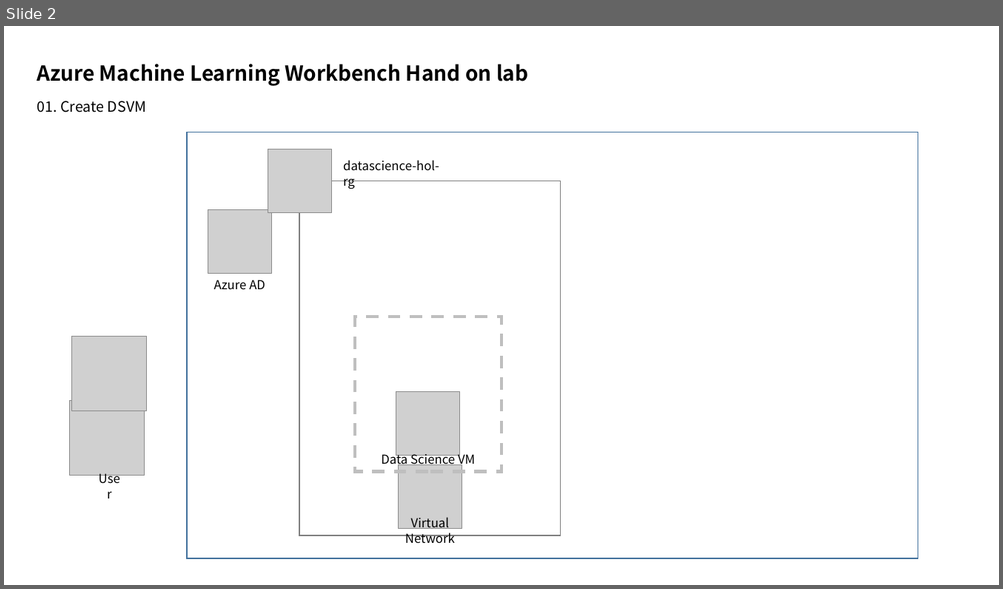
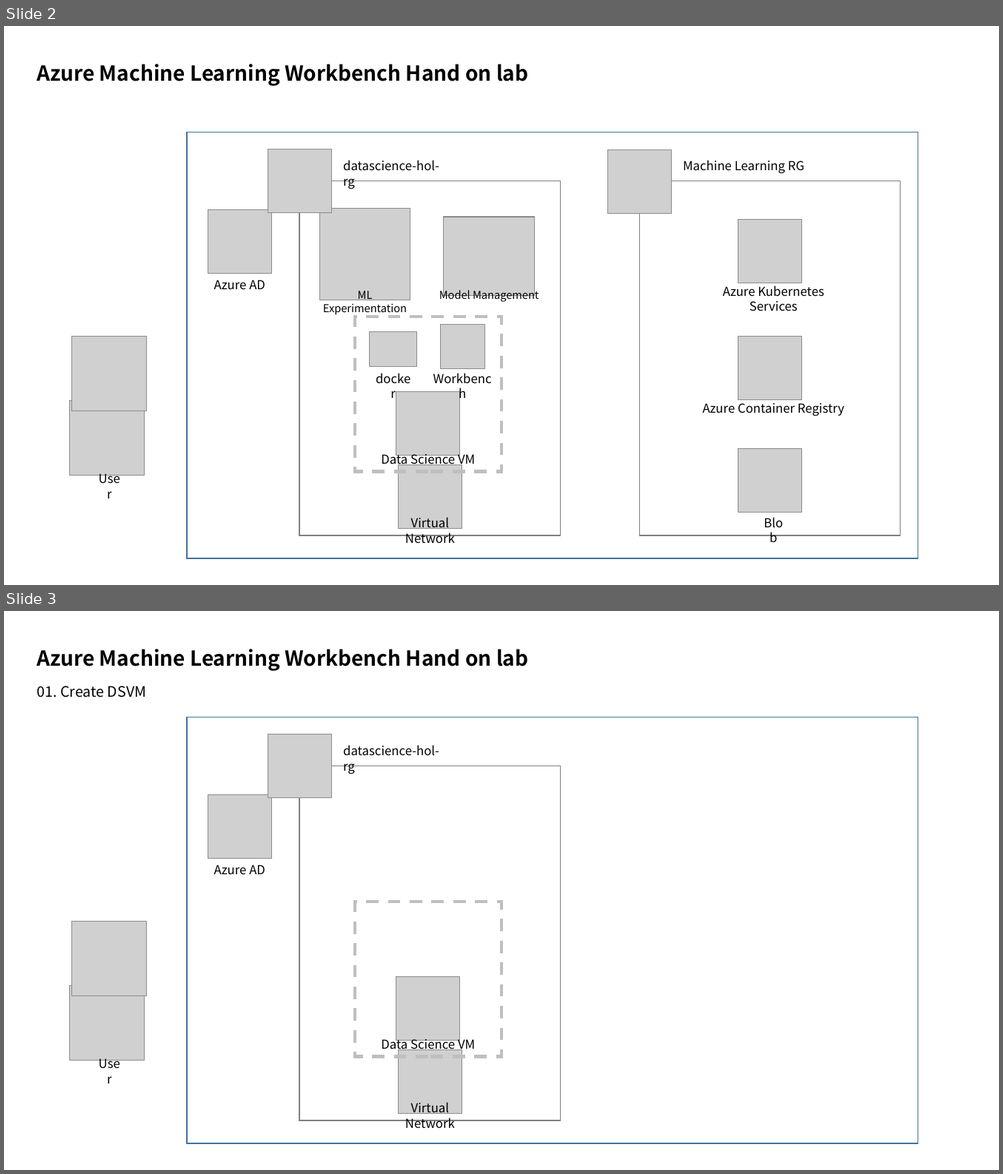
Before and after one commit to xlegend1024/az-amlw-hol, a slide deck: az-amlw-hol-arch.pptx. Shown one above the other, each under a label of ours: slide 2 before the commit, slides 2 and 3 after it. The pictures are 1003x589 and 1003x1174 pixels, drawn with LibreOffice and Linux fonts; fonts in the diff are those of the drawing; grey boxes stand for pictures. Boxes give left, top, right and bottom in pixels: in the first picture for what was removed or moved away, otherwise in the second. Text is boxed around its words. In the diff, an @@ line names an element or a change of style, - is before the commit and + after.

```diff
--- a/az-amlw-hol-arch.pptx
+++ b/az-amlw-hol-arch.pptx
@@ slide 2 added at (x1=4, y1=26, x2=999, y2=585), background #FFFFFF @@
@@ title added at (x1=37, y1=64, x2=528, y2=86), 20 pt, text #000000, bold @@
+Azure Machine Learning Workbench Hand on lab
@@ group added at (x1=70, y1=132, x2=918, y2=559): 14 pictures, 13 texts, 4 rectangles @@
+User
+Azure AD
+datascience-hol-rg
+Machine Learning RG
+ML Experimentation
+Data Science VM
+docker
+Workbench
+Model Management
+Virtual Network
+Azure Container Registry
+Blob
+Azure Kubernetes Services
@@ what was slide 2 is now slide 3 @@
```
Also in this commit, not shown: 3 other slides added, 8 other files.
